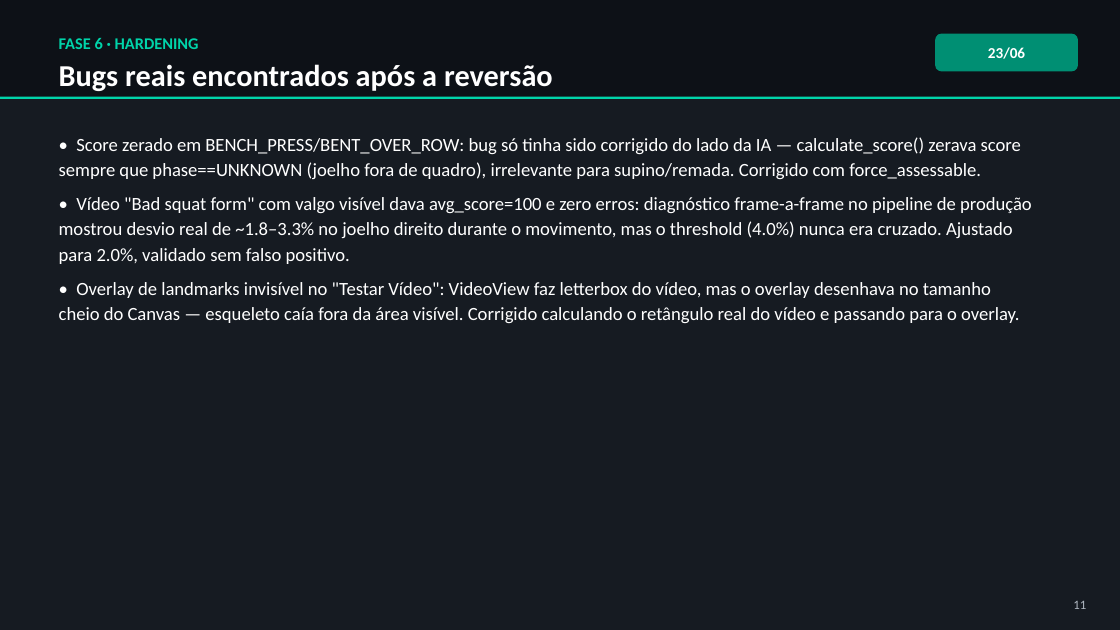
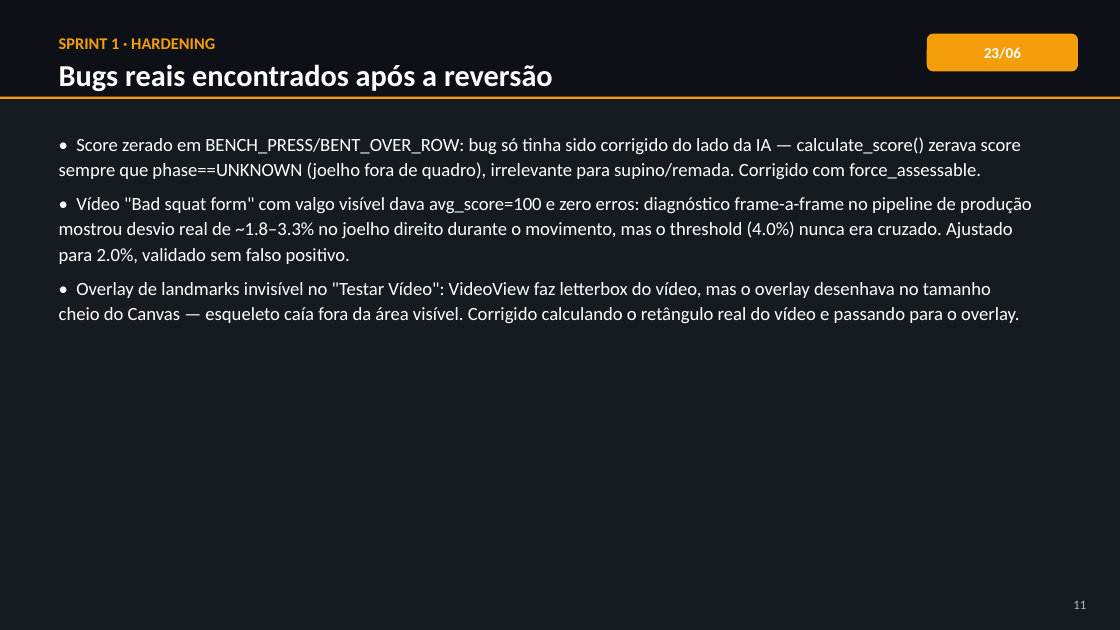
Before and after one commit to souzza-matheus/gym, a slide deck: slide 11 of GymVision_Historico_Projeto.pptx. Drawn at 1120x630 pixels with LibreOffice and Linux fonts; fonts in the diff are those of the drawing. Boxes give left, top, right and bottom in pixels: in the first picture for what was removed or moved away, otherwise in the second. Text is boxed around its words. In the diff, an @@ line names an element or a change of style, - is before the commit and + after.

```diff
--- a/GymVision_Historico_Projeto.pptx
+++ b/GymVision_Historico_Projeto.pptx
@@ text at box(59, 38, 215, 49): text changed; text colour #00D4AA to #F59E0B @@
-FASE 6 · HARDENING
+SPRINT 1 · HARDENING
@@ rounded rectangle "23/06": place and size @@
-rounded rectangle "23/06" at box(935, 34, 1078, 71)
+rounded rectangle "23/06" at box(927, 34, 1078, 71)
@@ rounded rectangle "23/06" at box(927, 34, 1078, 71): fill #008F73 to #F59E0B @@
@@ rectangle at box(0, 97, 1120, 99): fill #00D4AA to #F59E0B @@
```
Also in this commit, not shown: 11 other slides changed, 6 slides added, 4 slides removed.
